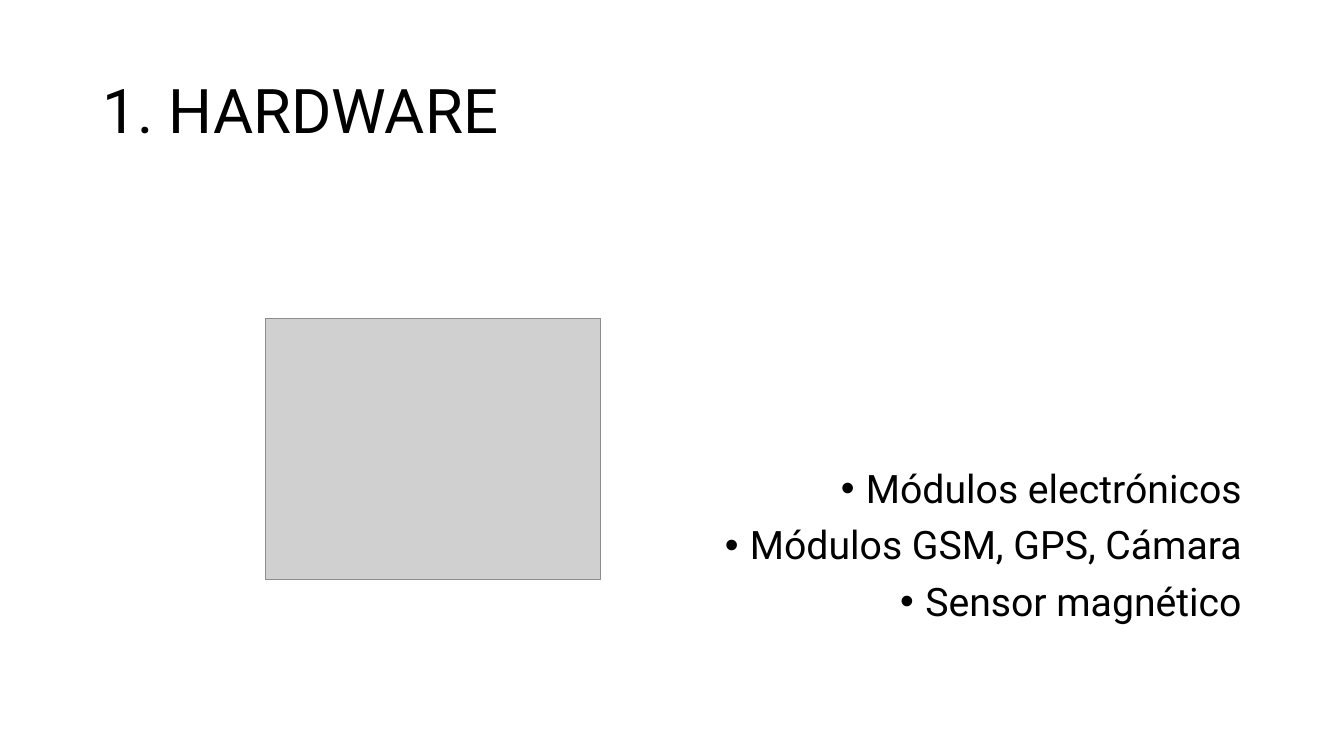
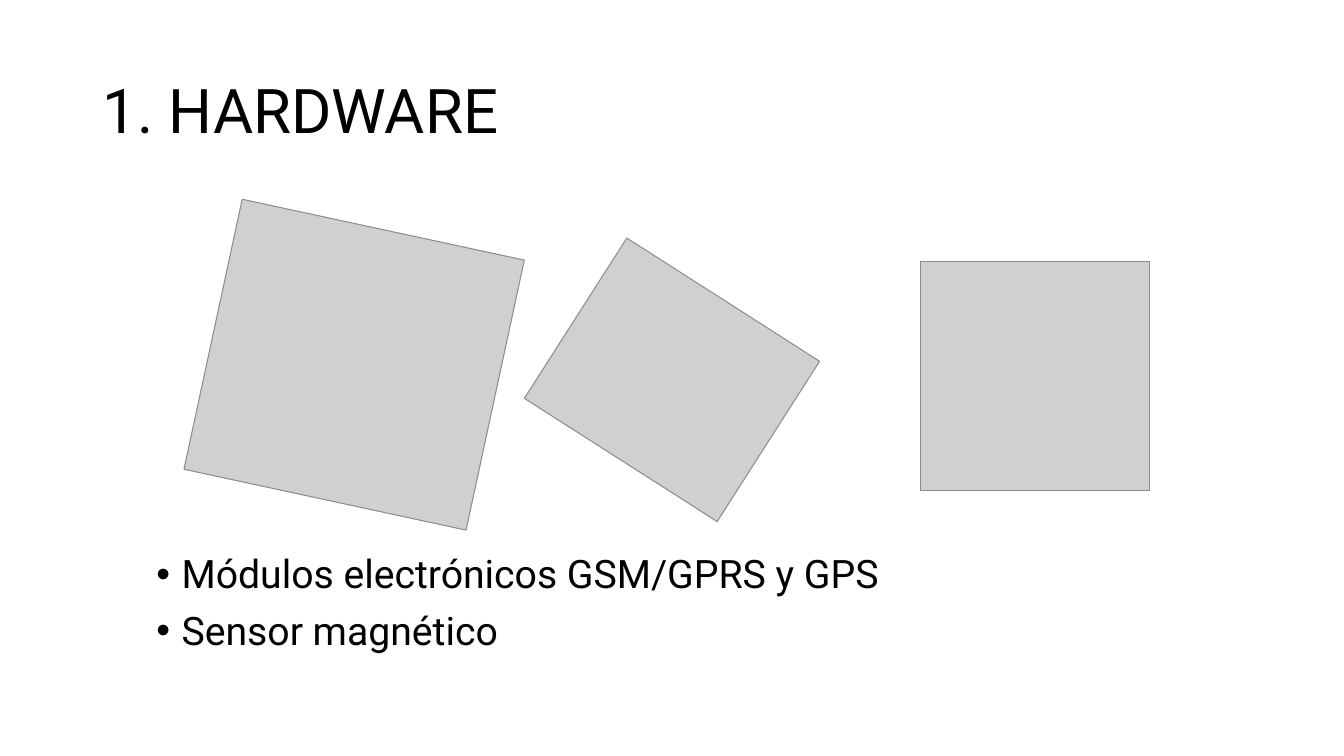
Before and after one commit to aludena18/Tesis, a slide deck: slide 10 of Telelocalización y Captura de Imágenes.pptx. Drawn at 1344x756 pixels with LibreOffice and Linux fonts; fonts in the diff are those of the drawing; grey boxes stand for pictures. Boxes give left, top, right and bottom in pixels: in the first picture for what was removed or moved away, otherwise in the second. Text is boxed around its words. In the diff, an @@ line names an element or a change of style, - is before the commit and + after.

Commit message:
ppt 1.0

```diff
--- a/Telelocalización y Captura de Imágenes.pptx
+++ b/Telelocalización y Captura de Imágenes.pptx
@@ picture added at bbox=[184, 200, 524, 530] @@
@@ picture added at bbox=[524, 238, 820, 522] @@
@@ picture added at bbox=[921, 261, 1150, 491] @@
@@ picture removed at bbox=[265, 319, 601, 580] @@
@@ text "Módulos electrónicos GSM/GPRS y GPS": place and size @@
-text "Módulos electrónicos GSM/GPRS y GPS" at bbox=[750, 473, 1242, 624]
+text "Módulos electrónicos GSM/GPRS y GPS" at bbox=[182, 558, 879, 653]
@@ text at bbox=[182, 558, 879, 597]: text changed @@
-• Módulos electrónicos
-• Módulos GSM, GPS, Cámara
+• Módulos electrónicos GSM/GPRS y GPS
@@ text at bbox=[182, 615, 498, 653]: alignment right to left @@
```
Also in this commit, not shown: 2 other slides changed, 1 slide added.
